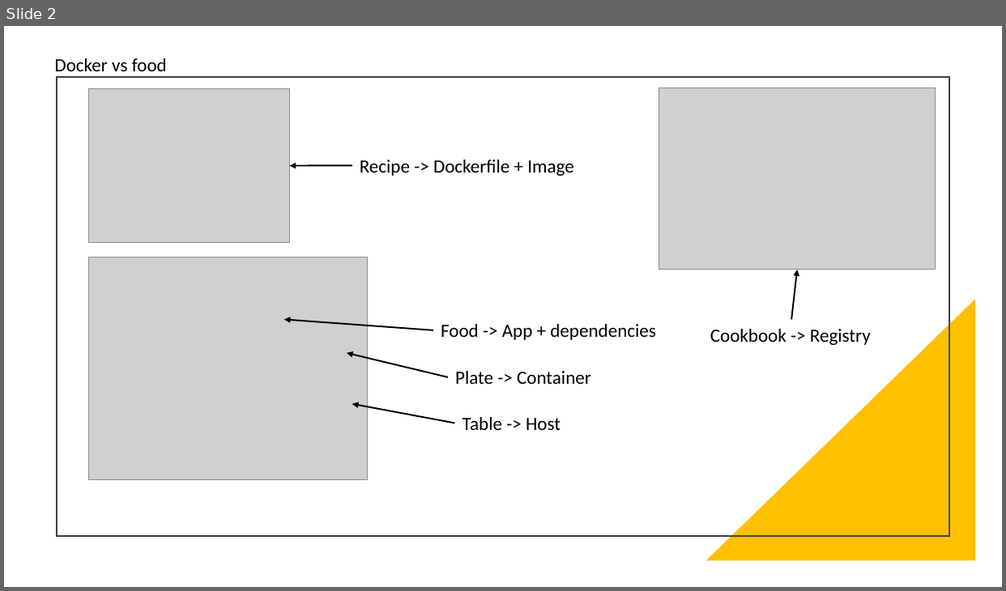
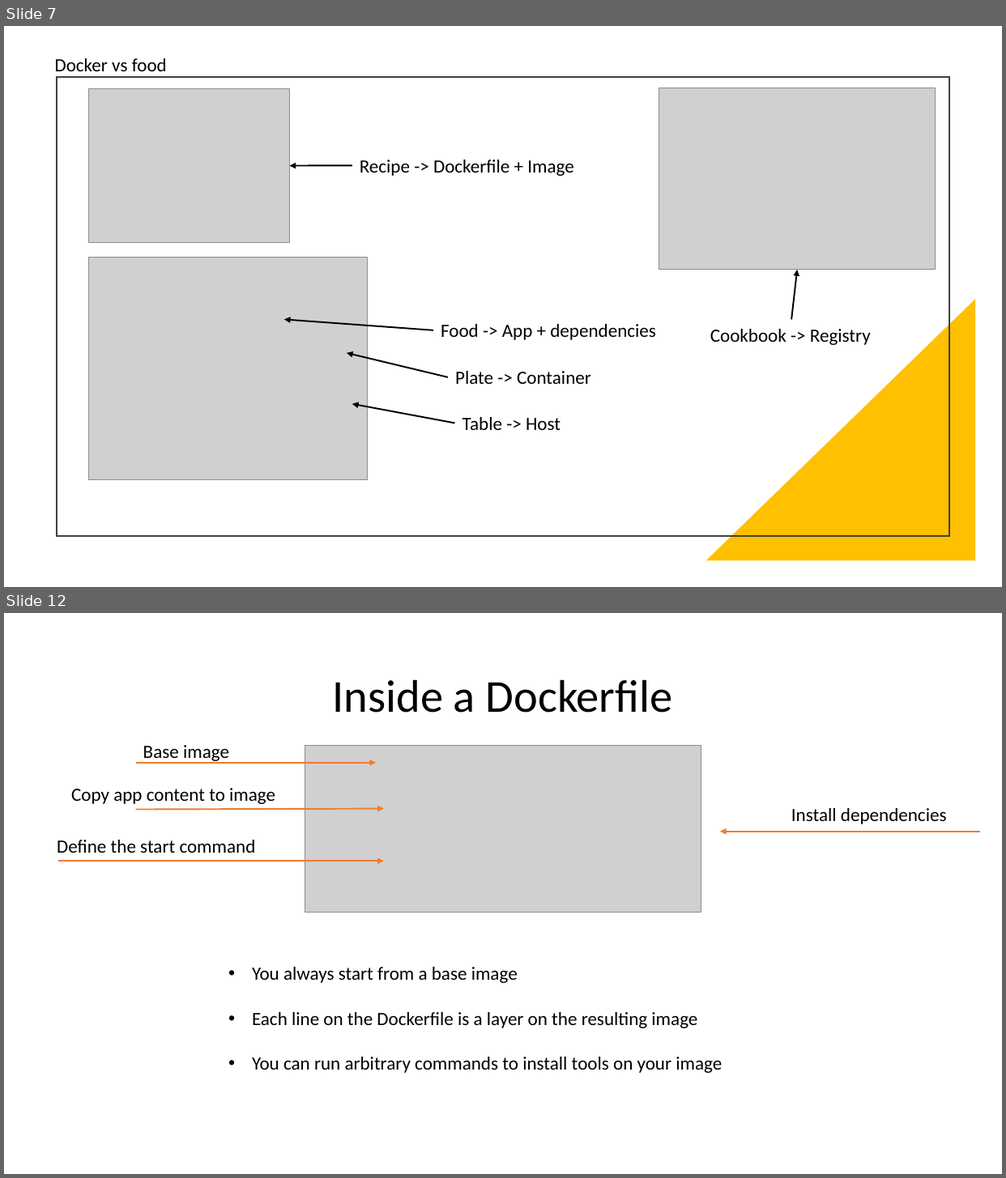
Before and after one commit to santanaguy/hexis-presentations, a slide deck: Docker Delight.pptx. Shown one above the other, each under a label of ours: slide 2 before the commit, slides 7 and 12 after it; the slides between them are not shown. The pictures are 1006x591 and 1006x1178 pixels, drawn with LibreOffice and Linux fonts; fonts in the diff are those of the drawing; grey boxes stand for pictures. Boxes give left, top, right and bottom in pixels: in the first picture for what was removed or moved away, otherwise in the second. Text is boxed around its words. In the diff, an @@ line names an element or a change of style, - is before the commit and + after.

```diff
--- a/Docker Delight.pptx
+++ b/Docker Delight.pptx
@@ slide 12 added at box(4, 613, 1002, 1174), background #FFFFFF @@
@@ text added at box(333, 679, 673, 713), 44 pt, text #000000 @@
+Inside a Dockerfile
@@ text added at box(143, 745, 229, 764), 18 pt, text #000000 @@
+Base image
@@ picture added at box(305, 746, 701, 913) @@
@@ arrow added from (136, 763) to (376, 763), #ED7D31 1.5 pt @@
@@ text added at box(71, 788, 275, 804), 18 pt, text #000000 @@
+Copy app content to image
@@ arrow added from (136, 809) to (384, 808), #ED7D31 1.5 pt @@
@@ text added at box(791, 808, 947, 824), 18 pt, text #000000 @@
+Install dependencies
@@ text added at box(57, 840, 256, 853), 18 pt, text #000000 @@
+Define the start command
@@ arrow added from (980, 832) to (720, 832), #ED7D31 1.5 pt @@
@@ arrow added from (58, 862) to (384, 862), #ED7D31 1.5 pt @@
@@ text added at box(252, 967, 722, 1073), 18 pt, text #000000 @@
+• You always start from a base image
+• Each line on the Dockerfile is a layer on the resulting image
+• You can run arbitrary commands to install tools on your image
@@ what was slide 2 is now slide 7 @@
```
Also in this commit, not shown: 3 slides changed, 25 other slides added, 5 slides removed, 2 other files.
